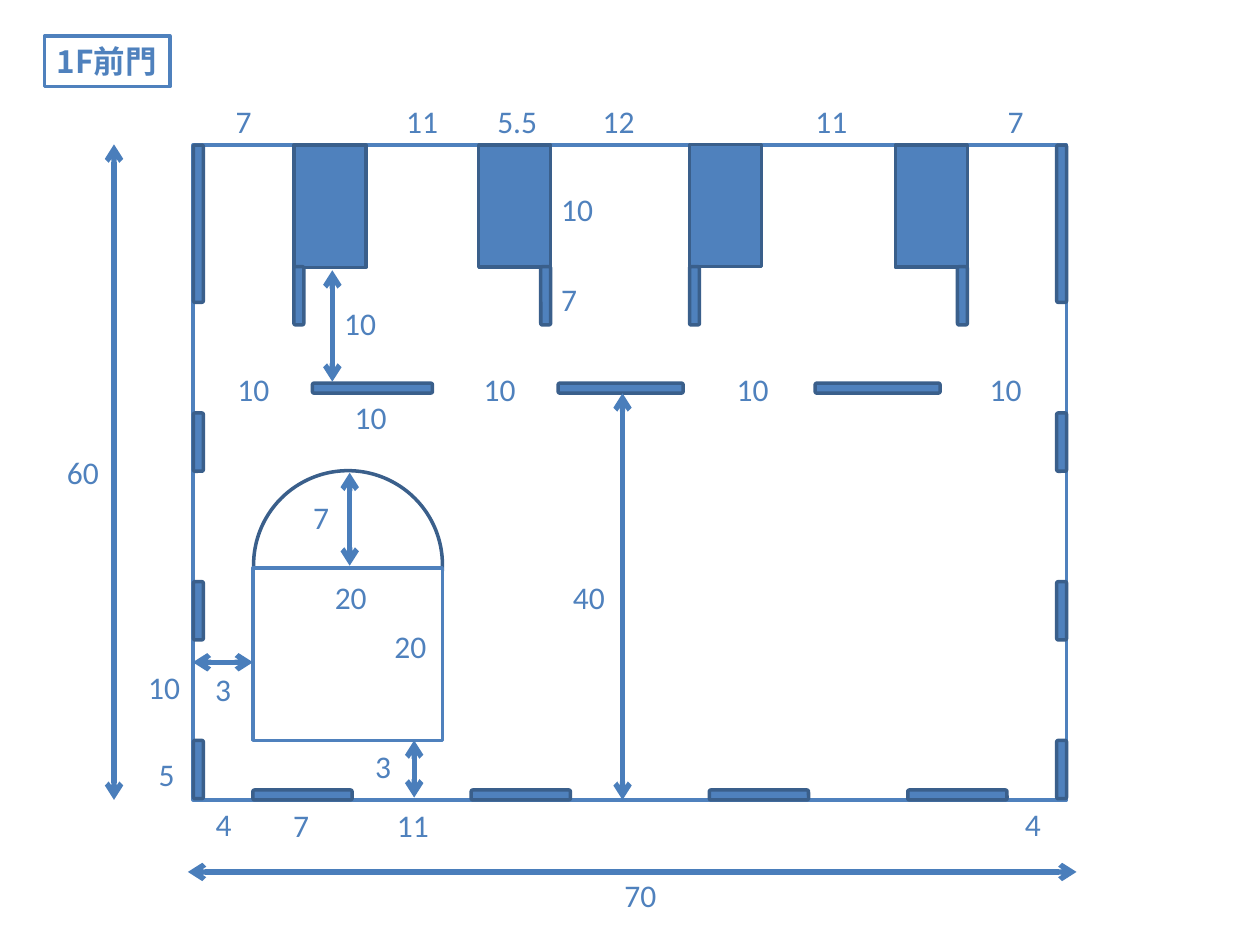
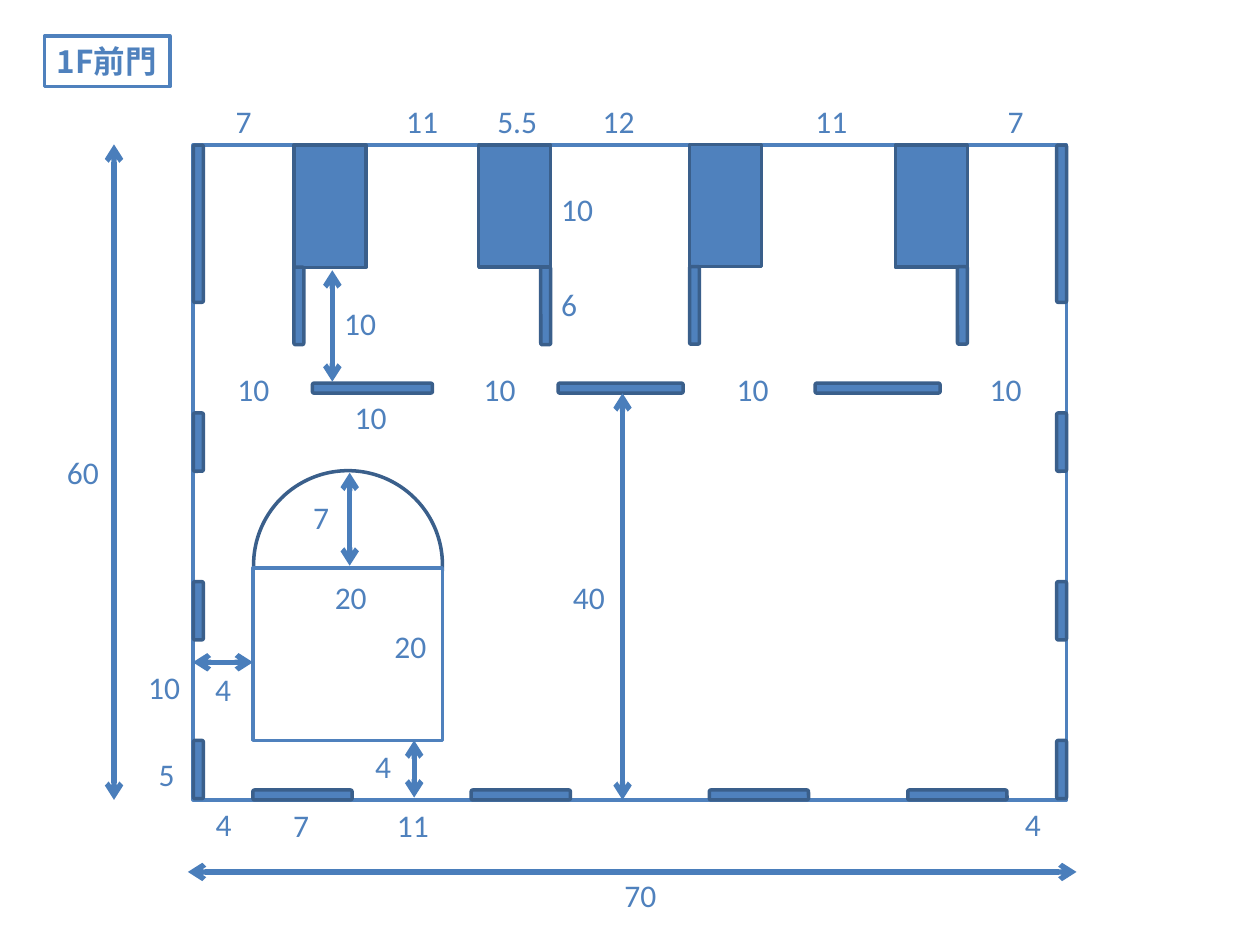
Before and after one commit to daichin/cat-house, a slide deck: slide 2 of cat_house.pptx. Drawn at 1260x945 pixels with LibreOffice and Linux fonts; fonts in the diff are those of the drawing. Boxes give left, top, right and bottom in pixels: in the first picture for what was removed or moved away, otherwise in the second. Text is boxed around its words. In the diff, an @@ line names an element or a change of style, - is before the commit and + after.

```diff
--- a/cat_house.pptx
+++ b/cat_house.pptx
@@ rounded rectangle resized from (x1=294, y1=267, x2=304, y2=325) to (x1=294, y1=267, x2=304, y2=345) @@
@@ rounded rectangle resized from (x1=541, y1=267, x2=551, y2=325) to (x1=541, y1=267, x2=551, y2=345) @@
@@ rounded rectangle resized from (x1=689, y1=267, x2=699, y2=325) to (x1=689, y1=266, x2=699, y2=344) @@
@@ rounded rectangle resized from (x1=958, y1=267, x2=968, y2=325) to (x1=958, y1=266, x2=968, y2=344) @@
@@ text removed at (x1=561, y1=291, x2=577, y2=311) @@
-7
@@ text added at (x1=561, y1=294, x2=577, y2=316), 18 pt, text #4F81BD @@
+6
@@ text at (x1=215, y1=681, x2=231, y2=701): text changed @@
-3
+4
@@ text at (x1=375, y1=758, x2=391, y2=778): text changed @@
-3
+4
```
Also in this commit, not shown: 4 other slides changed, 12 slides added, 1 slide removed, 4 other files.
